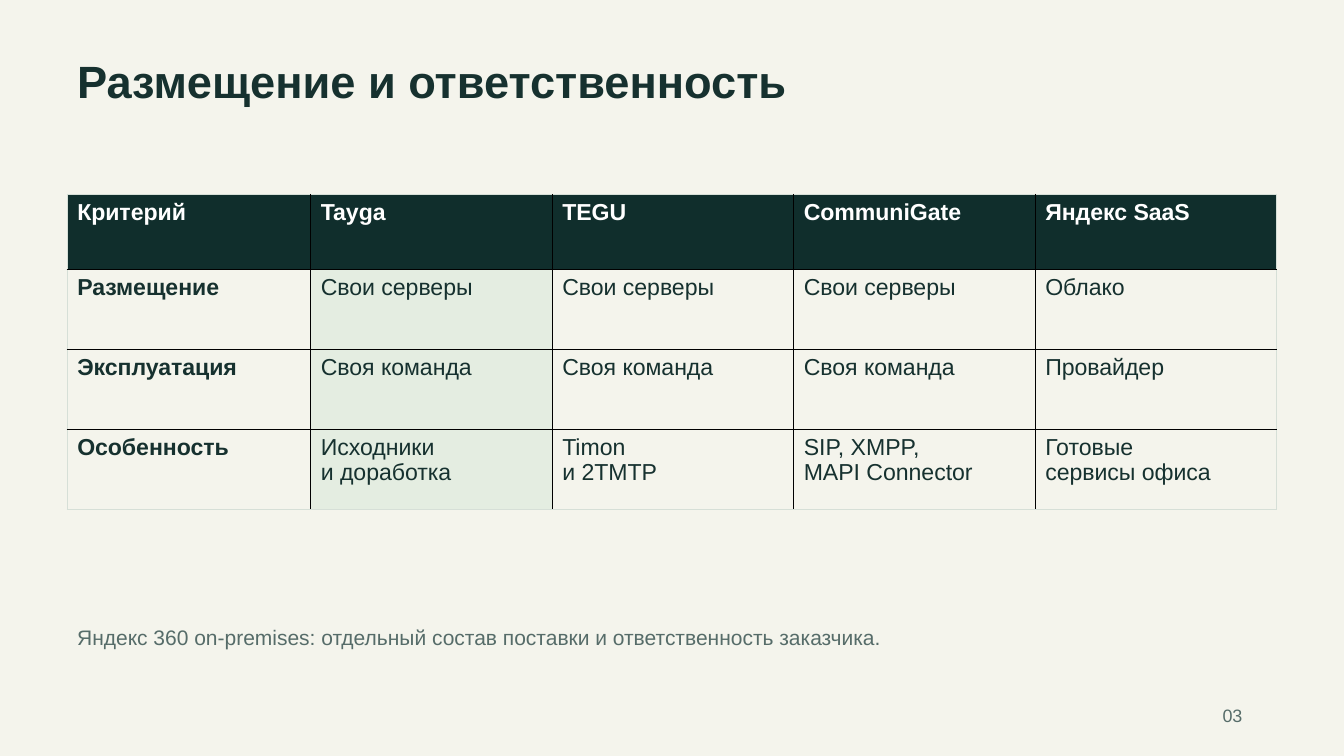
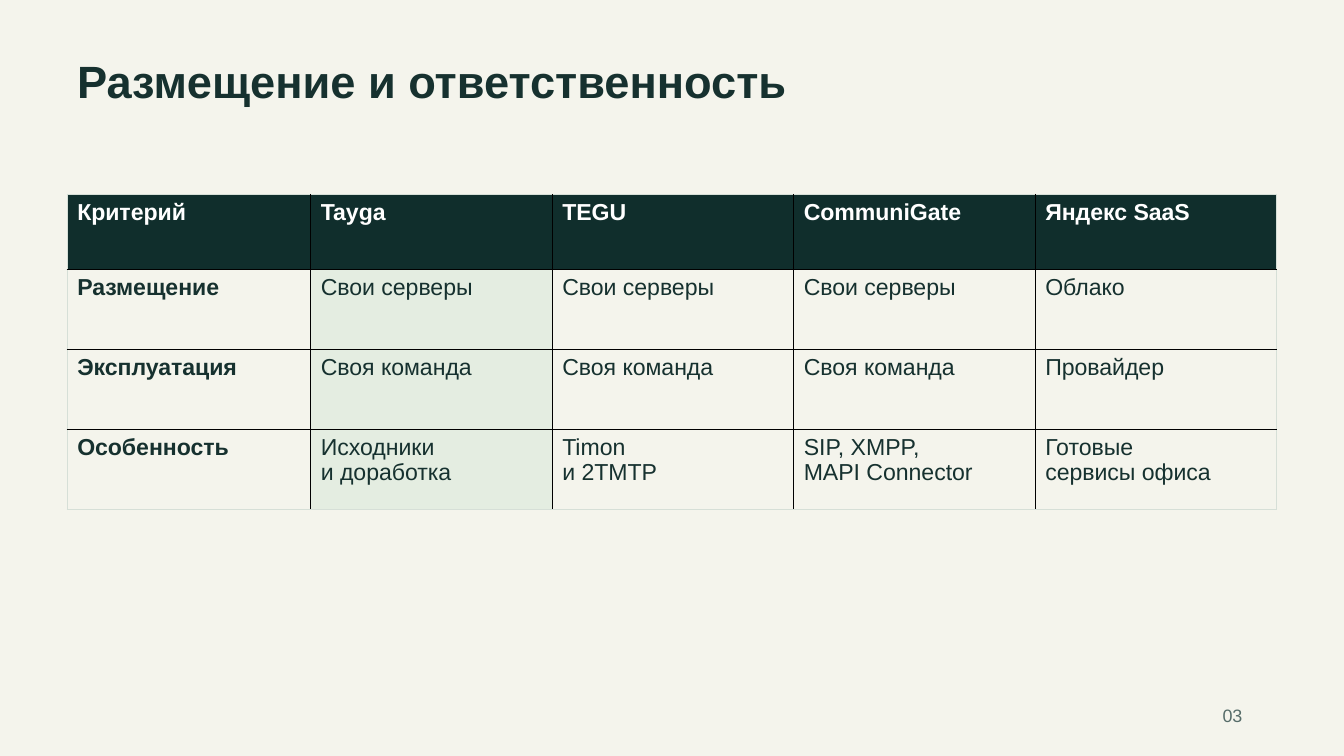
Before and after one commit to rkislov/tayga-mail-server, a slide deck: slide 3 of docs/presentations/tayga-competitors-2026-11-19.pptx. Drawn at 1344x756 pixels with LibreOffice and Linux fonts; fonts in the diff are those of the drawing. Boxes give left, top, right and bottom in pixels: in the first picture for what was removed or moved away, otherwise in the second. Text is boxed around its words. In the diff, an @@ line names an element or a change of style, - is before the commit and + after.

```diff
--- a/docs/presentations/tayga-competitors-2026-11-19.pptx
+++ b/docs/presentations/tayga-competitors-2026-11-19.pptx
@@ text removed at box(77, 629, 880, 649) @@
-Яндекс 360 on-premises: отдельный состав поставки и ответственность заказчика.
```
Also in this commit, not shown: 9 other slides changed, 1 other file.
